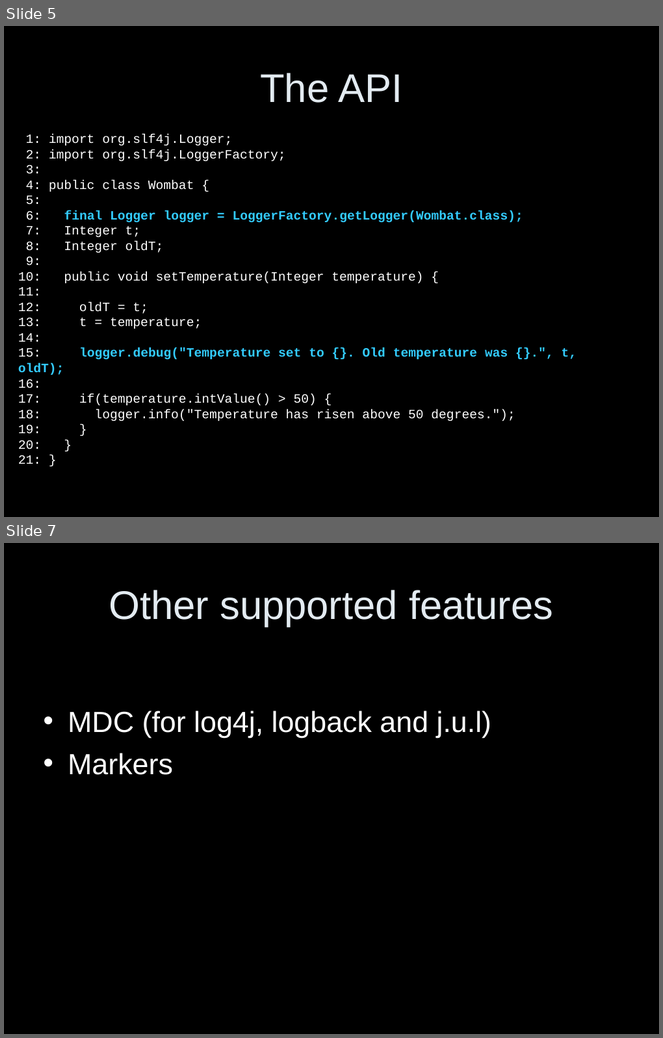
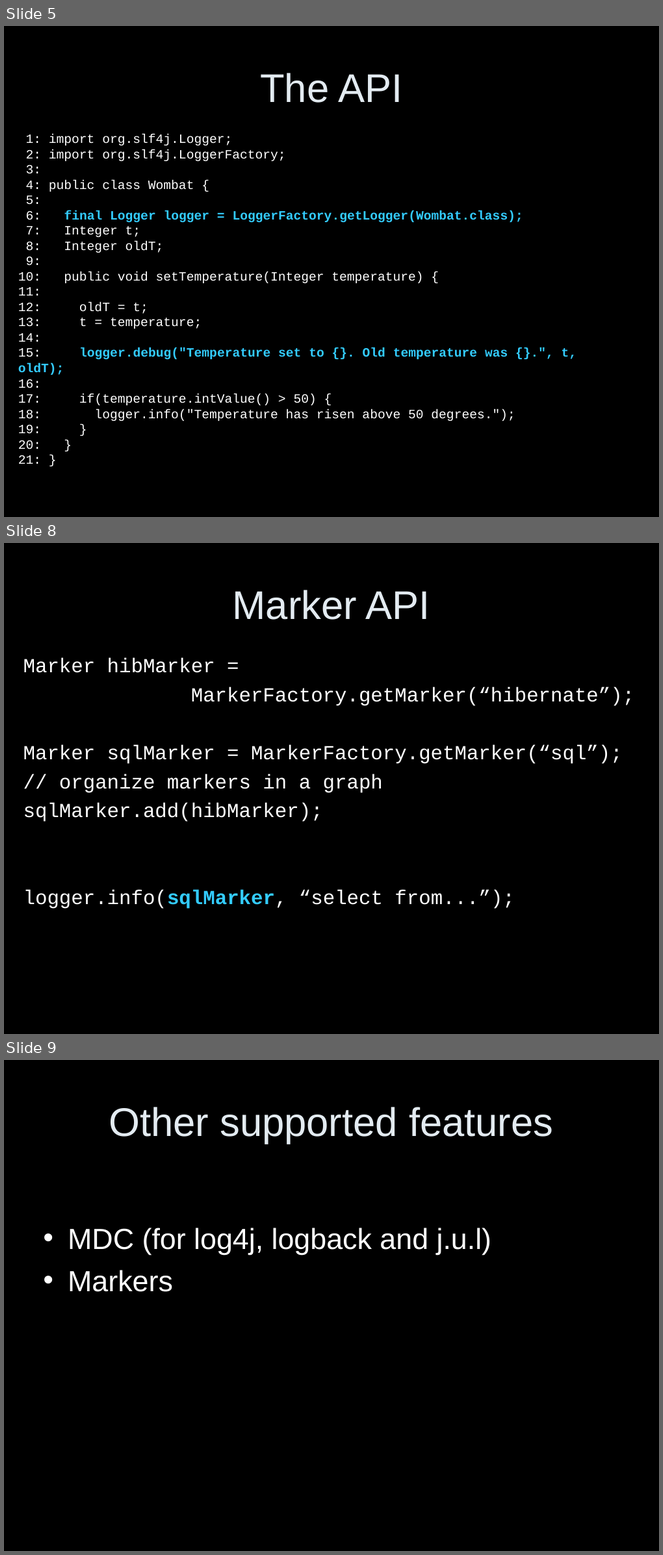
Before and after one commit to vs/junit4, a slide deck: modules/slf4j/slf4j-site/src/site/resources/slf4j-in-10-slides.ppt. Shown one above the other, each under a label of ours: slides 5 and 7 before the commit, slides 5, 8 and 9 after it; the slides between them are not shown. The pictures are 663x1038 and 663x1555 pixels, drawn with LibreOffice and Linux fonts; fonts in the diff are those of the drawing. Boxes give left, top, right and bottom in pixels: in the first picture for what was removed or moved away, otherwise in the second. Text is boxed around its words. In the diff, an @@ line names an element or a change of style, - is before the commit and + after.

```diff
--- a/modules/slf4j/slf4j-site/src/site/resources/slf4j-in-10-slides.ppt
+++ b/modules/slf4j/slf4j-site/src/site/resources/slf4j-in-10-slides.ppt
@@ slide 8 added at box(4, 543, 659, 1034), background #000000 @@
@@ title added at box(233, 590, 430, 620), 44 pt, text #E3EBF1 @@
+Marker API
@@ text added at box(24, 658, 634, 909), 22 pt, text #FFFFFF @@
+Marker hibMarker =
+MarkerFactory.getMarker(“hibernate”);
+Marker sqlMarker = MarkerFactory.getMarker(“sql”);
+// organize markers in a graph
+sqlMarker.add(hibMarker);
+logger.info(sqlMarker, “select from...”);
@@ what was slide 7 is now slide 9 @@
```
Also in this commit, not shown: 2 slides changed, 1 other slide added.
